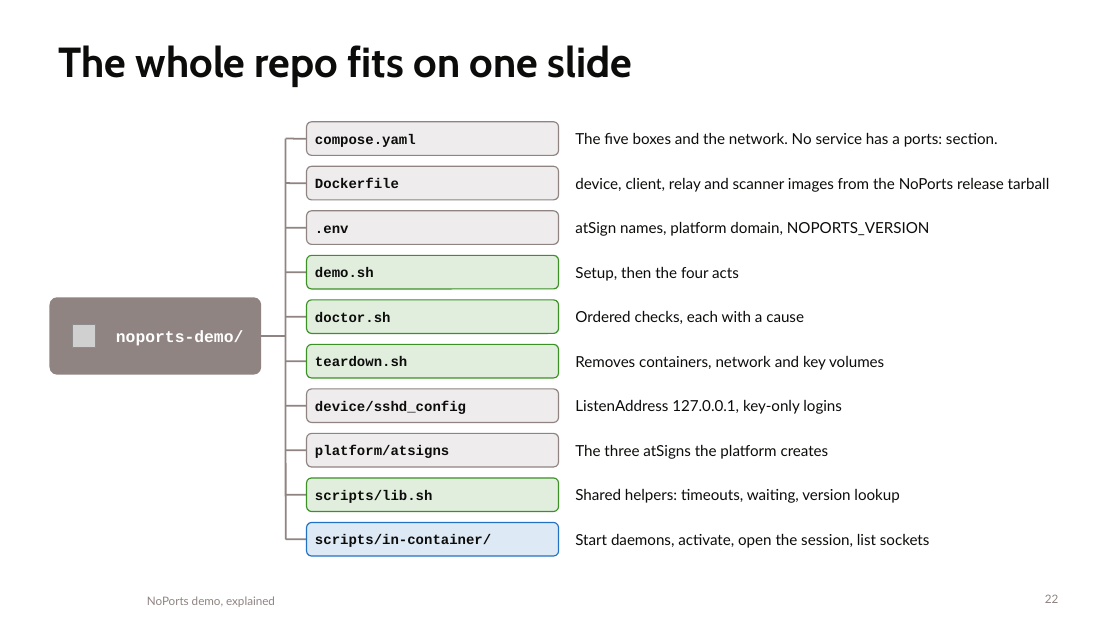
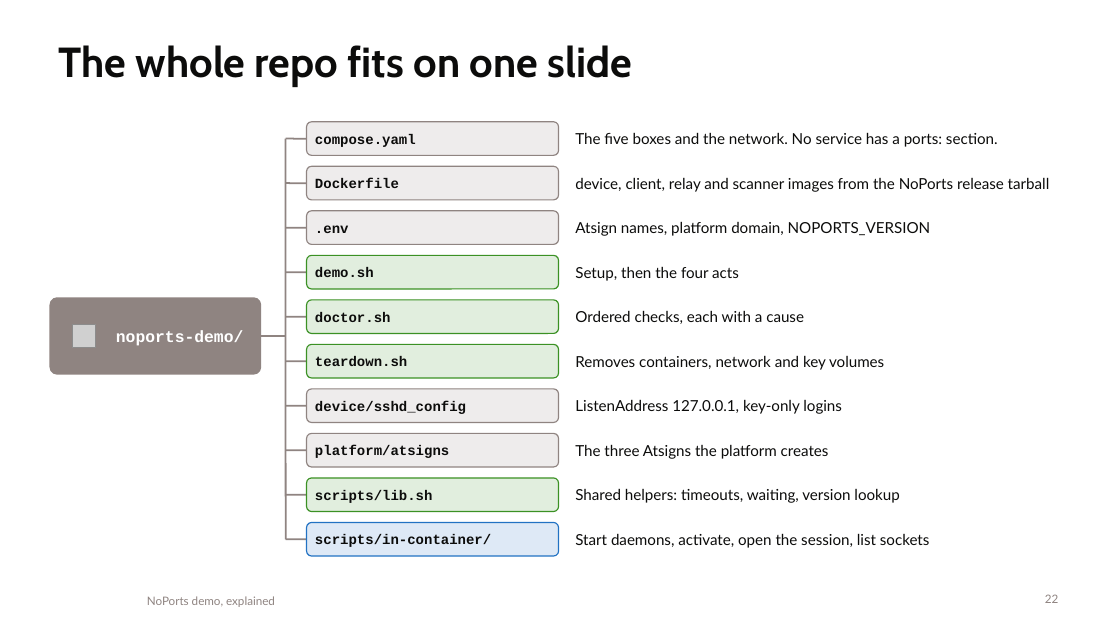
Before and after one commit to atsign-foundation/noports-demo, a slide deck: slide 22 of docs/noports-demo-explained.pptx. Drawn at 1120x630 pixels with LibreOffice and Linux fonts; fonts in the diff are those of the drawing; grey boxes stand for pictures; background and template pictures are left out. Boxes give left, top, right and bottom in pixels: in the first picture for what was removed or moved away, otherwise in the second. Text is boxed around its words. In the diff, an @@ line names an element or a change of style, - is before the commit and + after.

```diff
--- a/docs/noports-demo-explained.pptx
+++ b/docs/noports-demo-explained.pptx
@@ text at (x1=575, y1=221, x2=931, y2=236): text changed @@
-atSign names, platform domain, NOPORTS_VERSION
+Atsign names, platform domain, NOPORTS_VERSION
@@ text at (x1=575, y1=444, x2=829, y2=459): text changed @@
-The three atSigns the platform creates
+The three Atsigns the platform creates
```
Also in this commit, not shown: 6 other slides changed, 8 other files.
